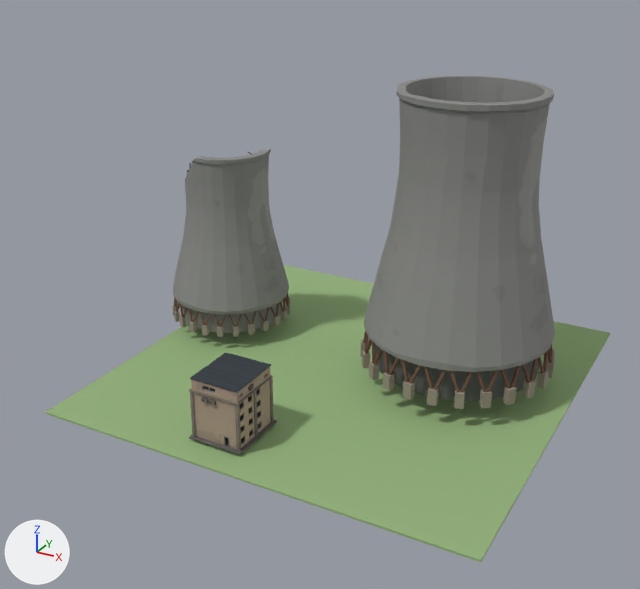
One commit to the glTF model packages/client/public/assets/models/buildings/nuclear-plant.glb: the scene before it, then after it.
Rendered twice from a camera (50 mm lens) standing at (27.6, -53.9, 32.8) and looking at (-0.5, -2.8, 7.2). The axes (+X, +Y, +Z) are drawn at lower left. The lights are the same throughout. The first picture is the older version. Vertices at exactly the same position are counted once.

The older version as bpy lines, for what is in view:
```python
me_cube_001 = bpy.data.meshes.new('Cube.001')
me_cube_001.from_pydata(...)  # a box spanning x -16.0..16.0, y -16.0..16.0, z -0.2..0.0
me_cube_001.materials.append(mat_ground_grass)  # green #95b37c
me_mesh = bpy.data.meshes.new('Mesh')
me_mesh.from_pydata(...)  # 1375 vertices, 1980 faces; spans x 0.4..14.5, y -4.6..9.5, z 1.6..21.6
me_mesh.materials.append(mat_polygonapocalypse_texture_01_a)  # picture img_polygonapocalypse_texture_01_a
me_mesh_001 = bpy.data.meshes.new('Mesh.001')
me_mesh_001.from_pydata(...)  # 1753 vertices, 2656 faces; spans x -17.52..-7.65, y -2.52..7.34, z 1.17..15.19
me_mesh_001.materials.append(mat_polygonapocalypse_texture_01_a)  # picture img_polygonapocalypse_texture_01_a
me_mesh_002 = bpy.data.meshes.new('Mesh.002')
me_mesh_002.from_pydata(...)  # 2184 vertices, 4035 faces; spans x -4.93..-0.89, y -14.13..-9.54, z 0.21..4.72
me_mesh_002.materials.append(mat_polygonapocalypse_texture_01_a)  # picture img_polygonapocalypse_texture_01_a
ob_ground = bpy.data.objects.new('Ground', me_cube_001)
ob_ground.location = (0.76, 0.0, 0.15)
ob_nuclear_coolingtower = bpy.data.objects.new('Nuclear_CoolingTower', me_mesh)
ob_nuclear_coolingtower.location = (0.76, 0.0, 0.15)
ob_nuclear_coolingtower2 = bpy.data.objects.new('Nuclear_CoolingTower2', me_mesh_001)
ob_nuclear_coolingtower2.location = (0.76, 0.0, 0.15)
ob_nuclear_reactor = bpy.data.objects.new('Nuclear_Reactor', me_mesh_002)
ob_nuclear_reactor.location = (0.76, 0.0, 0.15)
```
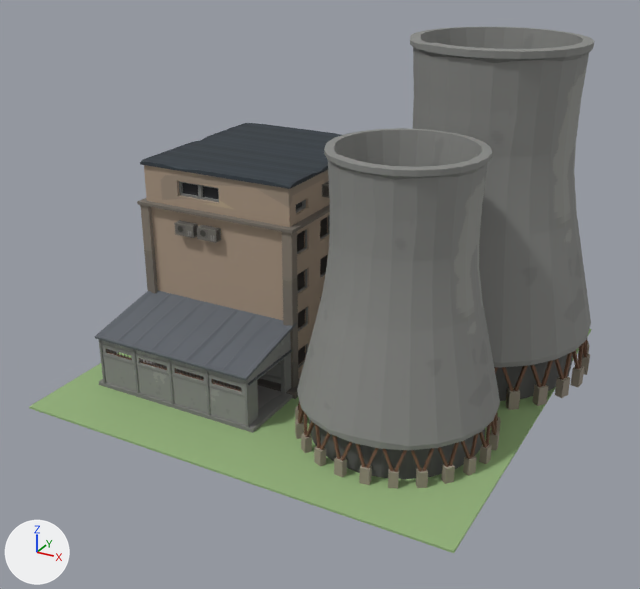
The change in detail:
me_mesh_002 is used by ob_nuclear_reactor; location (0.76, 0.0, 0.15).
me_mesh_002 had 2184 vertices, 4035 faces and spanned x -4.93..-0.89, y -14.13..-9.54, z 0.21..4.72.
me_mesh_002 now has 2184 vertices, 4035 faces and spans x -6.23..7.82, y -7.39..8.57, z -0.15..15.52.
me_mesh_002 part 1: the whole mesh is scaled about its middle by 3.48, then moved by (3.7, 12.43, 5.22).
Mesh me_mesh_003 is new.
It has 1375 vertices, 1980 faces and spans x -6.9..6.9, y -6.9..6.9, z -1.0..18.5.
It uses material mat_polygonapocalypse_texture_01_a (picture img_polygonapocalypse_texture_01_a).
Mesh me_mesh_002_1 is new.
It has 1444 vertices, 1775 faces and spans x -6.31..7.26, y -3.81..3.03, z -0.18..5.32.
It uses material mat_polygonapocalypse_texture_01_a (picture img_polygonapocalypse_texture_01_a).
Mesh me_mesh_1 is new.
It has 1375 vertices, 1980 faces and spans x -8.6..8.6, y -8.6..8.6, z -1.2..23.1.
It uses material mat_polygonapocalypse_texture_01_a (picture img_polygonapocalypse_texture_01_a).
Object 'Nuclear_CoolingTower' (ob_nuclear_coolingtower) is deleted.
Object 'Nuclear_CoolingTower2' (ob_nuclear_coolingtower2) is deleted.
Object 'Nuclear_Reactor' (ob_nuclear_reactor) moves from (0.76, 0.0, 0.15) to (-8.59, 1.41, 0.3).
Object 'Ground' (ob_ground) moves from (0.76, 0.0, 0.15) to (-0.8, 0.0, 0.15).
Object 'Nuclear_Tower2' (ob_nuclear_tower2) is new; it shows me_mesh_003.
Its location is (7.2, -6.0, 1.13).
Object 'Nuclear_Containment' (ob_nuclear_containment) is new; it shows me_mesh_002_1.
Its location is (-8.27, -7.61, 0.33).
Object 'Nuclear_Tower' (ob_nuclear_tower) is new; it shows me_mesh_1.
Its location is (8.2, 7.0, 1.38).

Where the change shows, as pixel boxes [x1, y1, x2, y2] in the pictures (640 x 589 px):
'Ground', moved
    before: [45, 265, 610, 562]
    after: [29, 329, 591, 553]
'Nuclear_Tower2', added
    after: [295, 128, 501, 489]
'Nuclear_CoolingTower', deleted
    before: [360, 76, 555, 409]
'Nuclear_Tower', added
    after: [410, 27, 594, 410]
'Nuclear_Reactor', moved, rescaled
    before: [189, 353, 277, 455]
    after: [137, 123, 341, 399]
'Nuclear_Containment', added
    after: [95, 291, 297, 433]
'Nuclear_CoolingTower2', deleted
    before: [173, 148, 291, 337]
